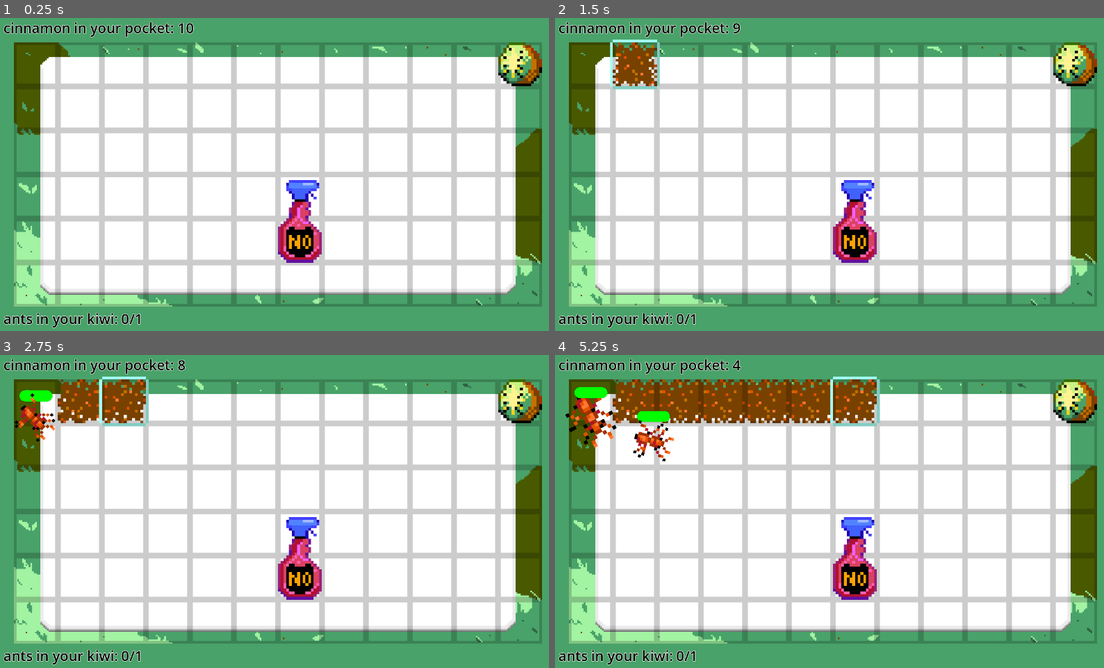
Above: before the commit, frames 1-4 (two rows, left to right).
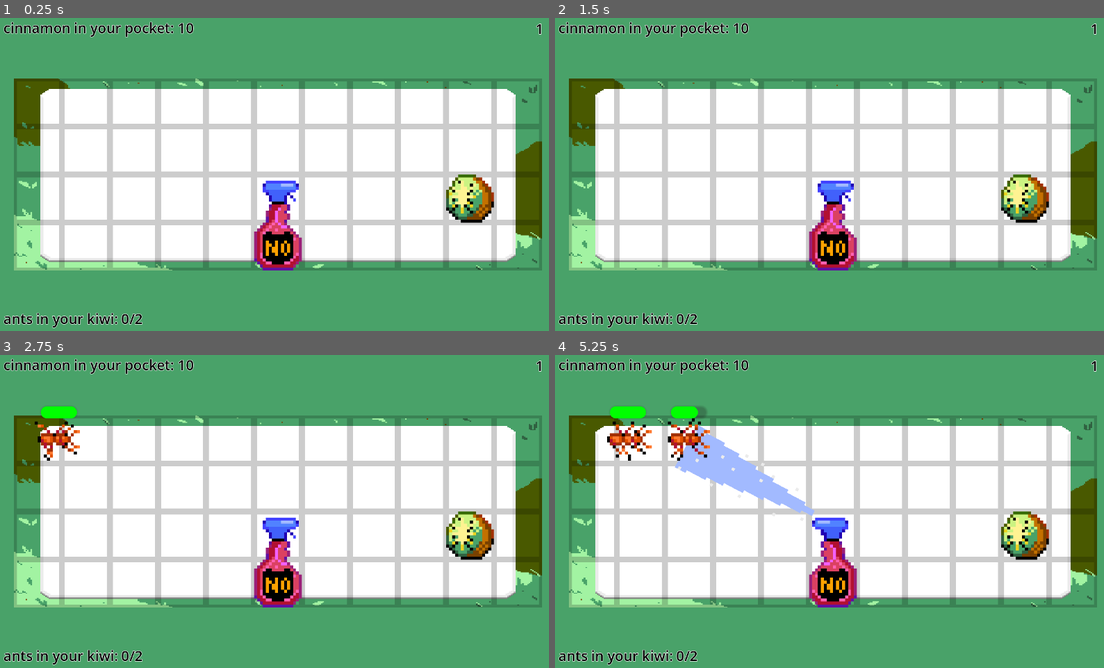
Above: after the commit, the same moments.

Repository: pmaitland/GGJ2026
Game: Godot game, scene res://scenes/main.tscn
Same seed, same stepped clock (60 frames per second), same inputs: the game is played once before the commit and once after it.
Inputs (mouse positions are in pixels of both pictures, inside the frame that each line leads up to):
- Up to frame 1 (0.25 s): no input
- Up to frame 2 (1.5 s): tap Enter at 0.5 s; move the mouse to (593, 64) at 0.52 s; click (593, 64) at 0.67 s; tap Space at 1.25 s; move the mouse to (637, 64) at 1.27 s; click (637, 64) at 1.42 s
- Up to frame 3 (2.75 s): tap Enter at 2 s; move the mouse to (126, 401) at 2.02 s; click (126, 401) at 2.17 s
- Up to frame 4 (5.25 s): move the mouse to (725, 401) at 2.77 s; click (725, 401) at 2.92 s; move the mouse to (769, 401) at 3.52 s; click (769, 401) at 3.67 s; move the mouse to (813, 401) at 4.27 s; click (813, 401) at 4.42 s; move the mouse to (856, 401) at 5.02 s; click (856, 401) at 5.17 s

The runs differ from the first frame. In frame 1, 42% of the frame differs, in the area x 2-99%, y 1-98%; in frame 2, 42%; in frame 3, 43%; in frame 4, 46%, in the area x 1-99%, y 1-98%.

Commit message:
update level 1

Diff:
--- a/mask/scenes/main.tscn
+++ b/mask/scenes/main.tscn
@@ -28,6 +28,23 @@
 label_settings = ExtResource("3_jyhfs")
 horizontal_alignment = 1
 
+[node name="LevelComplete" type="Label" parent="CanvasLayer" unique_id=2062311407]
+visible = false
+anchors_preset = 8
+anchor_left = 0.5
+anchor_top = 0.5
+anchor_right = 0.5
+anchor_bottom = 0.5
+offset_left = -132.0
+offset_top = -13.0
+offset_right = 132.0
+offset_bottom = 13.0
+grow_horizontal = 2
+grow_vertical = 2
+text = "kiwi safe!"
+label_settings = ExtResource("3_jyhfs")
+horizontal_alignment = 1
+
 [node name="AntCount" type="Label" parent="CanvasLayer" unique_id=1663662808]
 offset_left = 8.0
 offset_top = 669.0
@@ -43,6 +60,14 @@
 text = "cinnamon in your pocket: 0/0"
 label_settings = ExtResource("3_jyhfs")
 
+[node name="Level" type="Label" parent="CanvasLayer" unique_id=1506038856]
+offset_left = 1233.0
+offset_top = 2.0
+offset_right = 1761.0
+offset_bottom = 53.0
+text = "1"
+label_settings = ExtResource("3_jyhfs")
+
 [node name="Grid" parent="." unique_id=486579014 instance=ExtResource("1_0wfyh")]
 end = Vector2i(9, 0)
 
--- a/mask/scripts/canvas.gd
+++ b/mask/scripts/canvas.gd
@@ -2,15 +2,26 @@
 
 
 @onready var game_over_label: Label = $GameOver
+@onready var level_complete_label: Label = $LevelComplete
 @onready var ant_count_label: Label = $AntCount
 @onready var cinnamon_count_label: Label = $CinnamonCount
+@onready var level_label: Label = $Level
 
 
 func _ready() -> void:
 	var grid: Node2D = get_parent().find_child("Grid")
+	grid.connect("level_complete", _level_complete)
 	grid.connect("game_over", _game_over)
 	grid.connect("ant_got_in_da_kiwi", _increase_ant_count)
 	grid.connect("cinnamon_used", _cinnamon_used)
+
+
+func _process(_delta) -> void:
+	level_label.text = str(Level.current_level)
+
+
+func _level_complete() -> void:
+	level_complete_label.visible = true
 
 
 func _game_over() -> void:
--- a/mask/scripts/grid.gd
+++ b/mask/scripts/grid.gd
@@ -35,6 +35,9 @@
 signal ant_got_in_da_kiwi
 signal cinnamon_used
 signal game_over
+signal level_complete
+
+var is_game_over: bool = false
 
 
 func _ready() -> void:
@@ -100,8 +103,12 @@
 
 
 func complete_level():
+	if is_game_over:
+		return
 	print('Level completed!')
+	level_complete.emit()
 	if Level.is_more_levels():
+		await get_tree().create_timer(5).timeout
 		Level.next_level()
 		get_tree().reload_current_scene()
 
@@ -215,6 +222,7 @@
 	if successful_ant_count >= max_successful_ant_count:
 		kiwi.be_fully_eaten()
 		game_over.emit()
+		is_game_over = true
 		await get_tree().create_timer(5).timeout
 		Level.reset_level()
 		get_tree().reload_current_scene()
--- a/mask/scripts/level.gd
+++ b/mask/scripts/level.gd
@@ -72,17 +72,15 @@
 	{ # 1
 		"ants": AntHoard.new([
 			AntGroup.new(Level.AntType.None, 1),
-			AntGroup.new(Level.AntType.Basic, 1),
-			AntGroup.new(Level.AntType.Bulky, 1),
-			AntGroup.new(Level.AntType.Fast, 1),
+			AntGroup.new(Level.AntType.Basic, 3),
 		]),
-		"grid": Vector2i(12, 6),
+		"grid": Vector2i(11, 4),
 		"sprays": [
-			Vector2i(6, 4),
+			Vector2i(5, 3),
 		],
 		"cinnamon": 11,
-		"end": Vector2i(11, 0),
-		"kiwi_health": 1,
+		"end": Vector2i(9, 2),
+		"kiwi_health": 2,
 	},
 	{ # 2
 		"ants": AntHoard.new([
